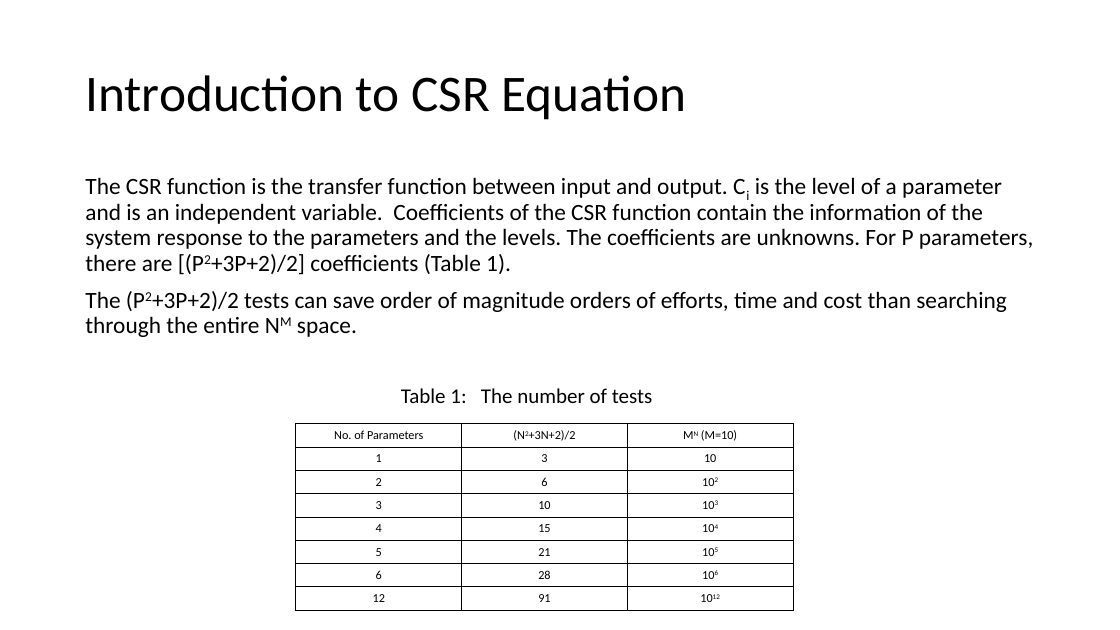
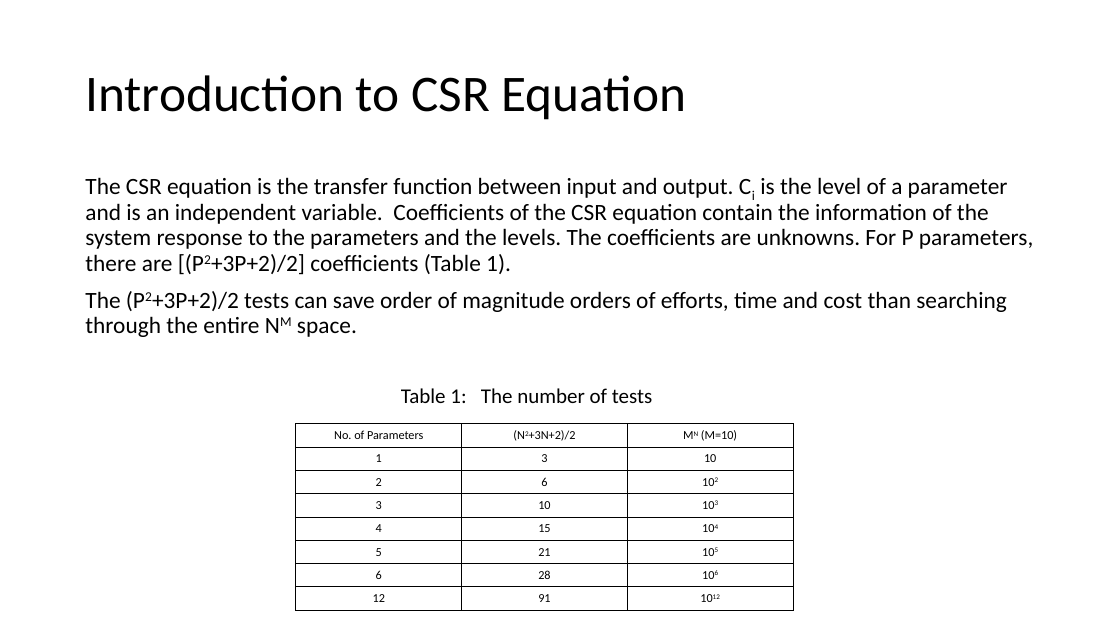
Before and after one commit to cuzno200161/CSR-software, a slide deck: slide 6 of CSR APP Instruction.pptx (slide 4 before the commit). Drawn at 1120x630 pixels with LibreOffice and Linux fonts; fonts in the diff are those of the drawing. Boxes give left, top, right and bottom in pixels: in the first picture for what was removed or moved away, otherwise in the second. Text is boxed around its words. In the diff, an @@ line names an element or a change of style, - is before the commit and + after.

```diff
--- a/CSR APP Instruction.pptx
+++ b/CSR APP Instruction.pptx
@@ text at (85,177,1033,275): text changed @@
-The CSR function is the transfer function between input and output. Ci is the level of a parameter and is an independent variable. Coefficients of the CSR function contain the information of the system response to the parameters and the levels. The coefficients are unknowns. For P parameters, there are [(P2+3P+2)/2] coefficients (Table 1).
+The CSR equation is the transfer function between input and output. Ci is the level of a parameter and is an independent variable. Coefficients of the CSR equation contain the information of the system response to the parameters and the levels. The coefficients are unknowns. For P parameters, there are [(P2+3P+2)/2] coefficients (Table 1).
```
Also in this commit, not shown: 4 other slides changed.
